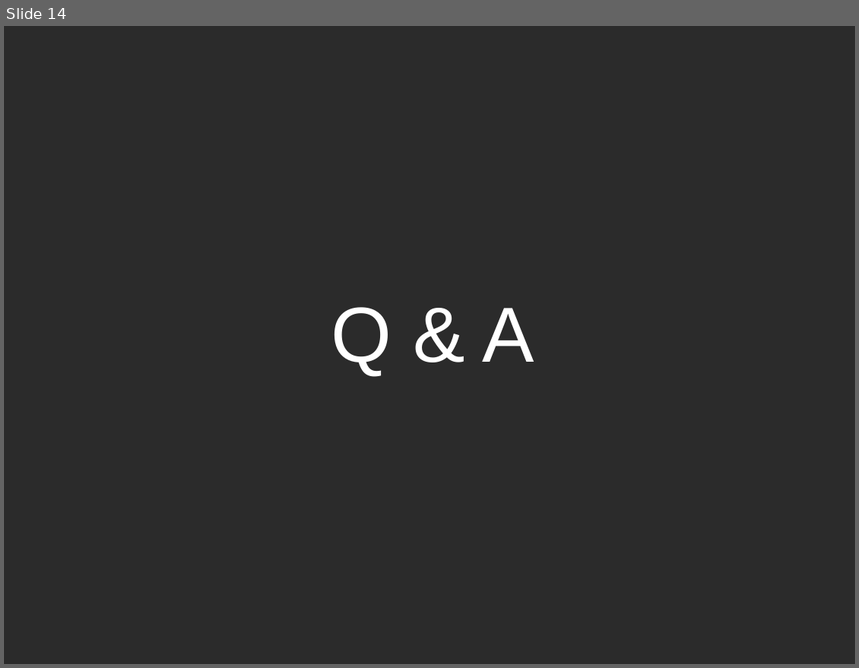
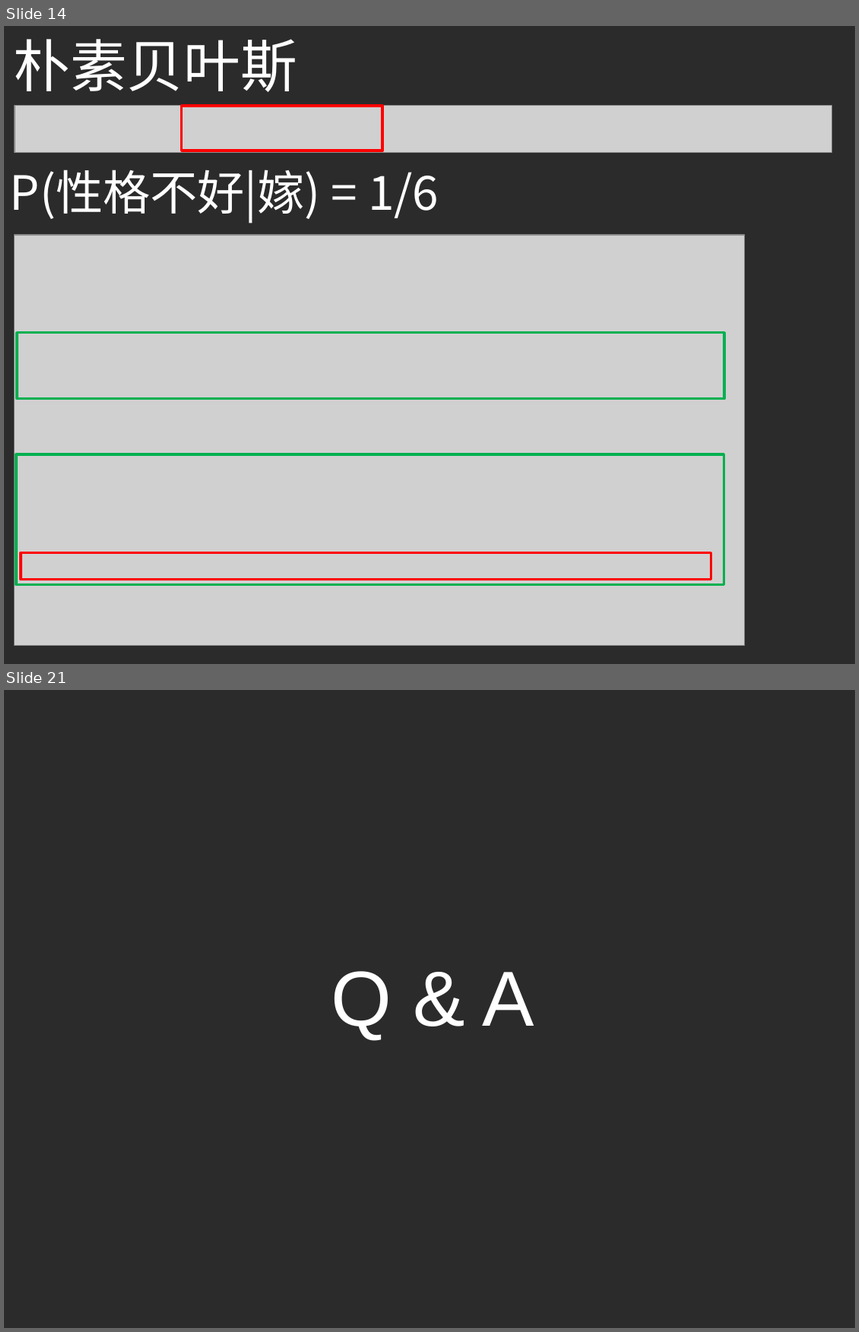
Before and after one commit to ouriris/ml-course, a slide deck: chapter.4/ppt/ML_CH4_Naive_Bayes.pptx. Shown one above the other, each under a label of ours: slide 14 before the commit, slides 14 and 21 after it; the slides between them are not shown. The pictures are 859x668 and 859x1332 pixels, drawn with LibreOffice and Linux fonts; fonts in the diff are those of the drawing; grey boxes stand for pictures; background and template pictures are left out; a plain dark background stands for a picture behind light text. Boxes give left, top, right and bottom in pixels: in the first picture for what was removed or moved away, otherwise in the second. Text is boxed around its words. In the diff, an @@ line names an element or a change of style, - is before the commit and + after.

```diff
--- a/chapter.4/ppt/ML_CH4_Naive_Bayes.pptx
+++ b/chapter.4/ppt/ML_CH4_Naive_Bayes.pptx
@@ slide 14 added at [4,26,855,664], background picture (left out) @@
@@ text added at [14,39,297,92], 48 pt, text #FFFFFF @@
+朴素贝叶斯
@@ picture added at [14,105,832,153] @@
@@ rectangle added at [182,106,382,151], outline #FF0000 2.25 pt @@
@@ text added at [10,170,439,221], 40 pt, text #FFFFFF @@
+P(性格不好|嫁) = 1/6
@@ picture added at [14,234,744,645] @@
@@ rectangle added at [17,332,724,399], outline #00B050 2.25 pt @@
@@ rectangle added at [16,454,723,585], outline #00B050 2.25 pt @@
@@ rectangle added at [21,553,712,579], outline #FF0000 2.25 pt @@
@@ what was slide 14 is now slide 21 @@
```
Also in this commit, not shown: 6 other slides added.
